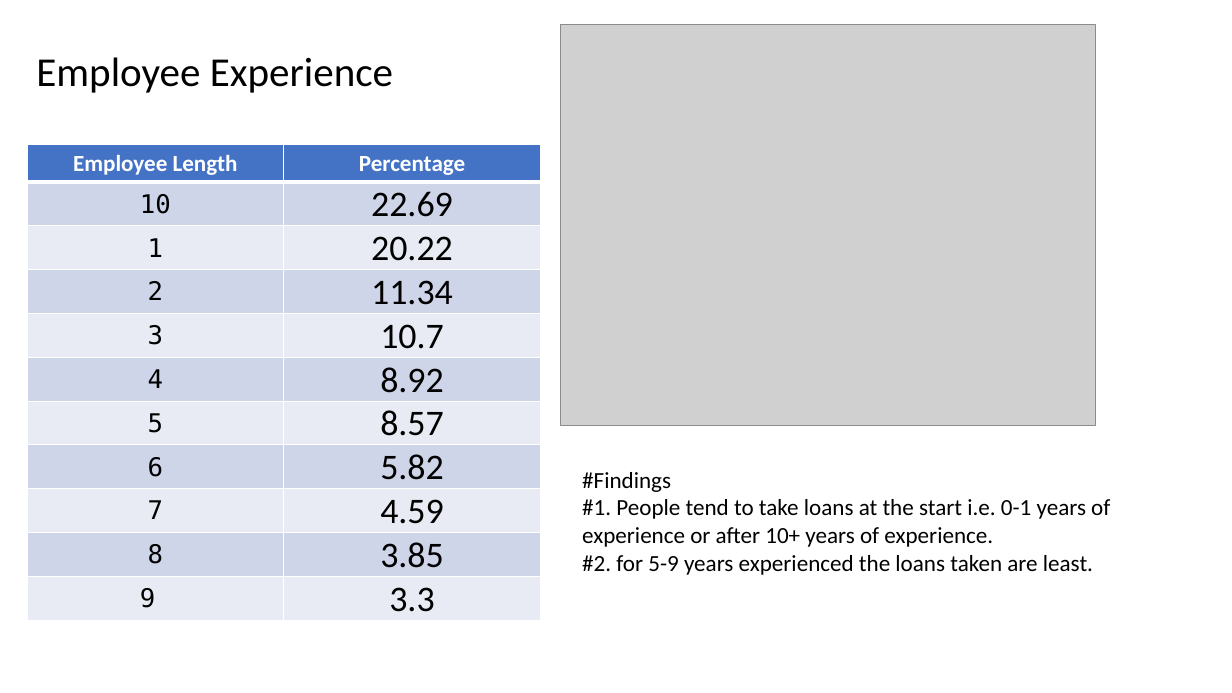
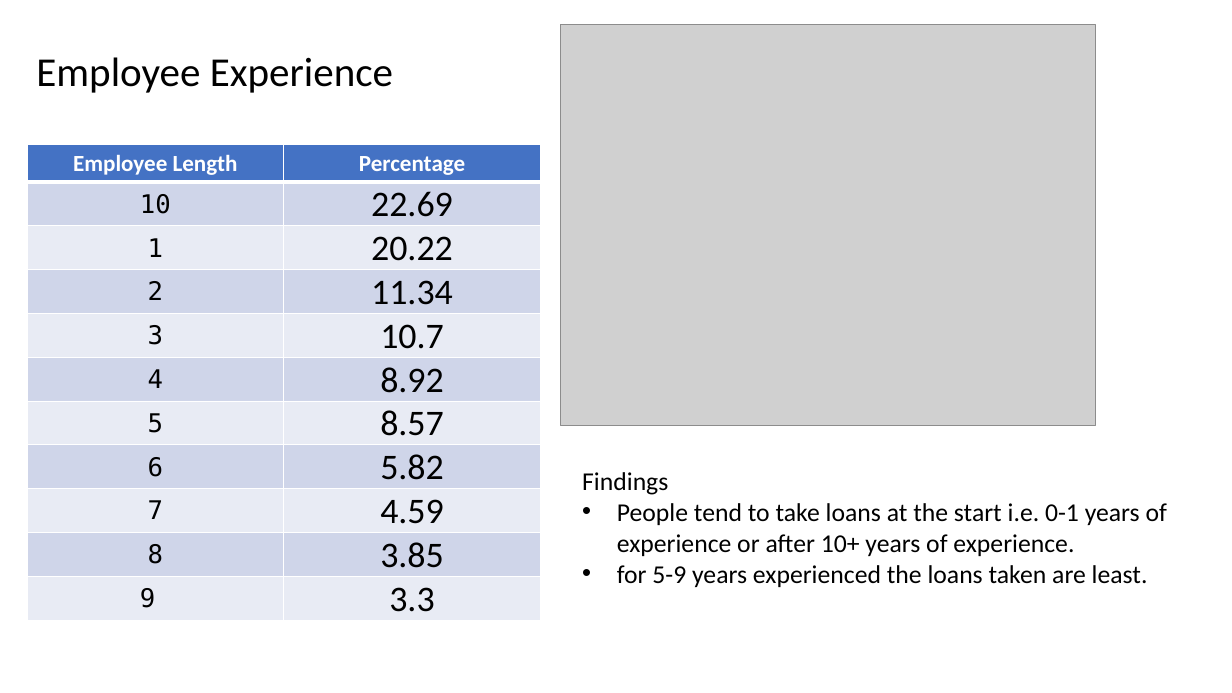
Before and after one commit to Jithendrian/MLProjects, a slide deck: slide 17 of Assignment_CaseStudy/LendingClubCaseStudy/Lending_Club_Case_Study.pptx. Drawn at 1232x693 pixels with LibreOffice and Linux fonts; fonts in the diff are those of the drawing; grey boxes stand for pictures. Boxes give left, top, right and bottom in pixels: in the first picture for what was removed or moved away, otherwise in the second. Text is boxed around its words. In the diff, an @@ line names an element or a change of style, - is before the commit and + after.

```diff
--- a/Assignment_CaseStudy/LendingClubCaseStudy/Lending_Club_Case_Study.pptx
+++ b/Assignment_CaseStudy/LendingClubCaseStudy/Lending_Club_Case_Study.pptx
@@ text at <box>582,472,1167,587</box>: text changed; size 18 to 20 pt @@
-#Findings
-#1. People tend to take loans at the start i.e. 0-1 years of experience or after 10+ years of experience.
-#2. for 5-9 years experienced the loans taken are least.
+Findings
+• People tend to take loans at the start i.e. 0-1 years of experience or after 10+ years of experience.
+• for 5-9 years experienced the loans taken are least.
```
Also in this commit, not shown: 17 other slides changed.
